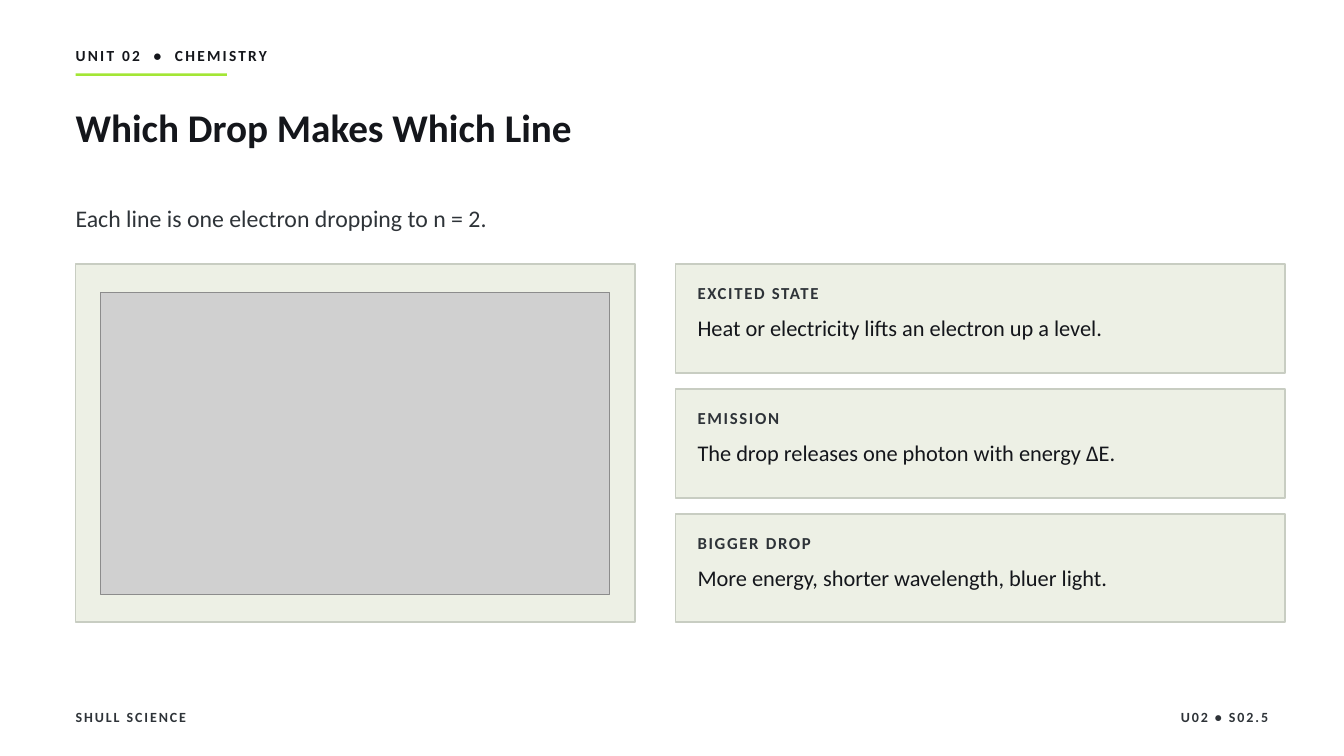
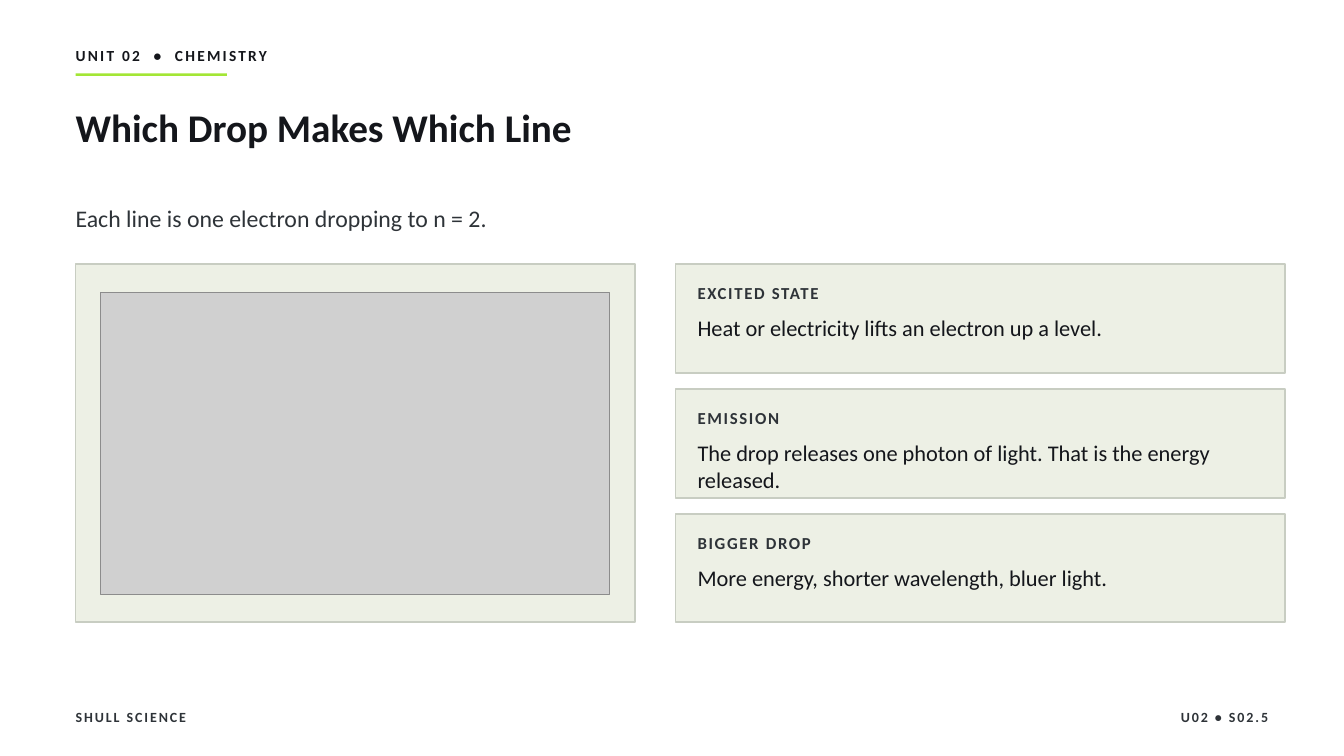
Before and after one commit to Hayabusa015/WorkWork, a slide deck: slide 9 of deliverables/chem-u02/SHULL_CHEM_Slides_U02_S02.5.pptx. Drawn at 1344x756 pixels with LibreOffice and Linux fonts; fonts in the diff are those of the drawing; grey boxes stand for pictures. Boxes give left, top, right and bottom in pixels: in the first picture for what was removed or moved away, otherwise in the second. Text is boxed around its words. In the diff, an @@ line names an element or a change of style, - is before the commit and + after.

```diff
--- a/deliverables/chem-u02/SHULL_CHEM_Slides_U02_S02.5.pptx
+++ b/deliverables/chem-u02/SHULL_CHEM_Slides_U02_S02.5.pptx
@@ text at <box>698,445,1210,488</box>: text changed @@
-The drop releases one photon with energy ΔE.
+The drop releases one photon of light. That is the energy released.
```
Also in this commit, not shown: 1 other slide changed, 2 other files.
